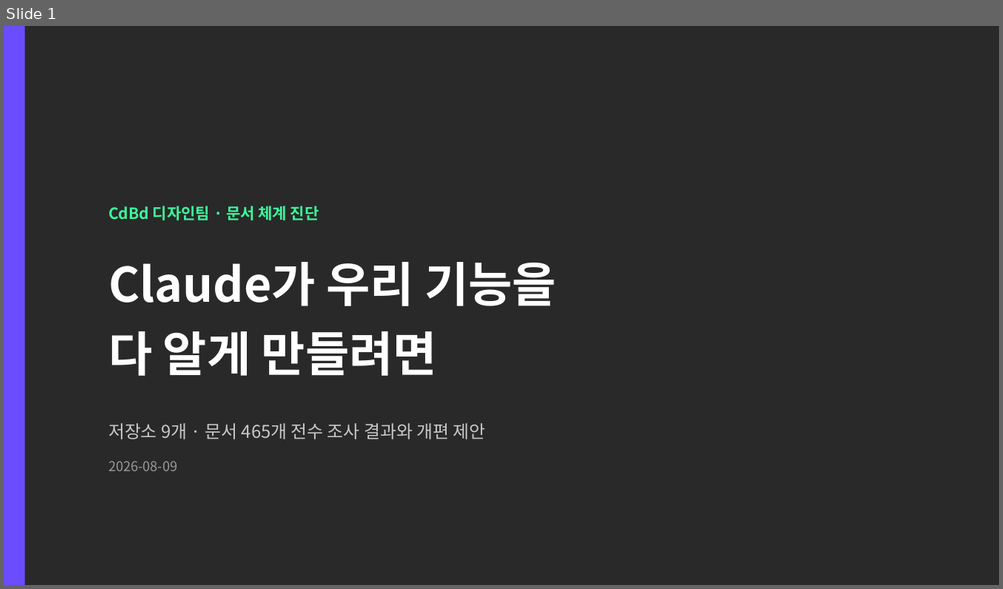
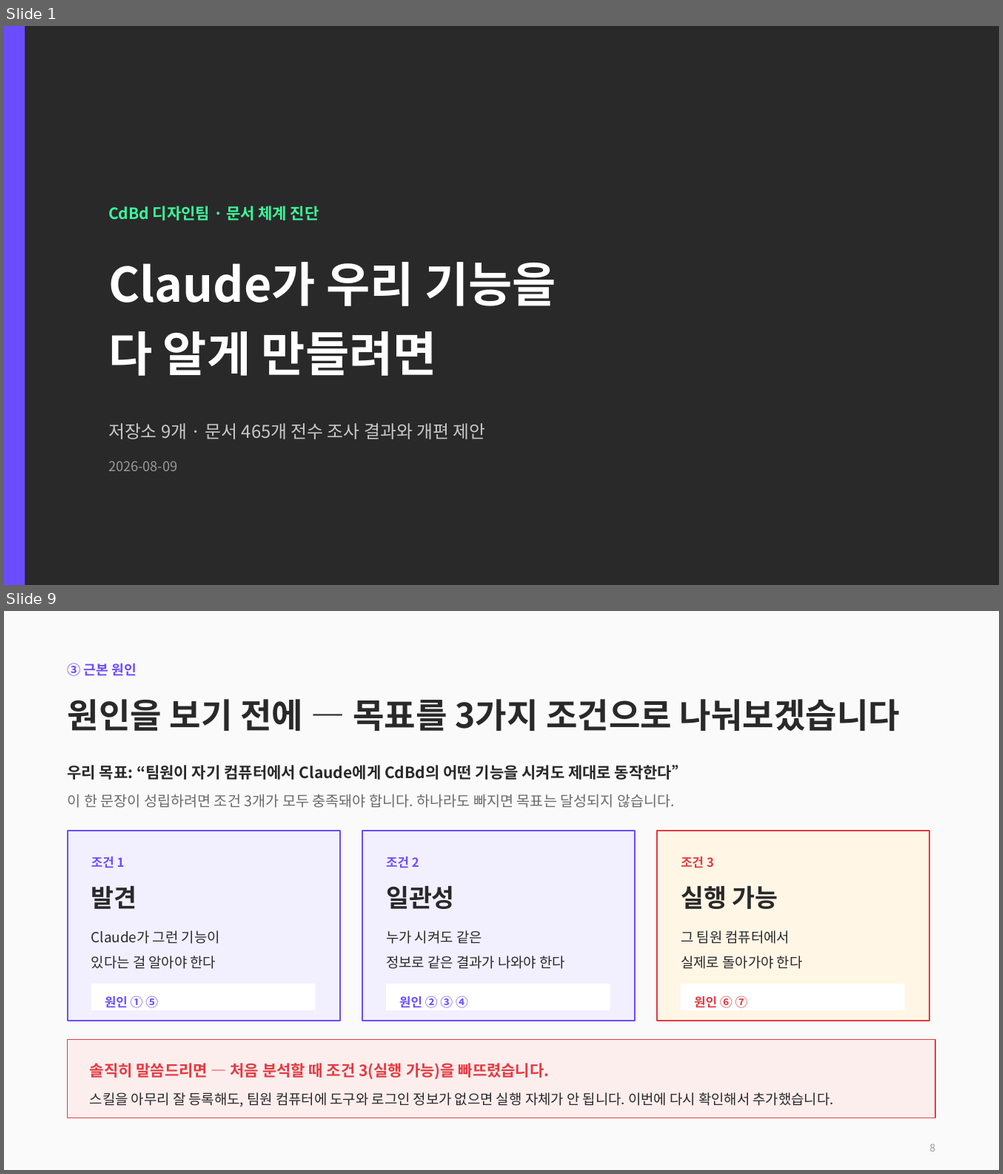
Before and after one commit to CdBd-in/design, a slide deck: CdBd 문서 체계 진단 및 개편 제안.pptx. Shown one above the other, each under a label of ours: slide 1 before the commit, slides 1 and 9 after it; the slides between them are not shown. The pictures are 1003x589 and 1003x1174 pixels, drawn with LibreOffice and Linux fonts; fonts in the diff are those of the drawing. Boxes give left, top, right and bottom in pixels: in the first picture for what was removed or moved away, otherwise in the second. Text is boxed around its words. In the diff, an @@ line names an element or a change of style, - is before the commit and + after.

```diff
--- a/CdBd 문서 체계 진단 및 개편 제안.pptx
+++ b/CdBd 문서 체계 진단 및 개편 제안.pptx
@@ slide 9 added at [4, 611, 999, 1170], background #FFFFFF @@
@@ rectangle added at [4, 611, 999, 1170], fill #FAFAFA @@
@@ text added at [68, 663, 136, 676], 13 pt, text #6C4CFF, bold @@
+③ 근본 원인
@@ text added at [68, 699, 899, 731], 33 pt, text #292929, bold @@
+원인을 보기 전에 — 목표를 3가지 조건으로 나눠보겠습니다
@@ text added at [68, 765, 687, 780], 15 pt, text #292929, bold @@
+우리 목표: “팀원이 자기 컴퓨터에서 Claude에게 CdBd의 어떤 기능을 시켜도 제대로 동작한다”
@@ text added at [68, 794, 674, 808], 14 pt, text #6B6B6B @@
+이 한 문장이 성립하려면 조건 3개가 모두 충족돼야 합니다. 하나라도 빠지면 목표는 달성되지 않습니다.
@@ rectangle added at [68, 831, 340, 1022], fill #F2F0FF, outline #6C4CFF 1.5 pt @@
@@ rectangle added at [362, 831, 634, 1022], fill #F2F0FF, outline #6C4CFF 1.5 pt @@
@@ rectangle added at [657, 831, 929, 1022], fill #FFF6E6, outline #E53A40 1.5 pt @@
@@ text added at [91, 857, 125, 868], 12 pt, text #6C4CFF, bold @@
+조건 1
@@ text added at [386, 857, 419, 868], 12 pt, text #6C4CFF, bold @@
+조건 2
@@ text added at [680, 857, 714, 869], 12 pt, text #E53A40, bold @@
+조건 3
@@ text added at [91, 886, 137, 909], 24 pt, text #292929, bold @@
+발견
@@ text added at [386, 886, 455, 909], 24 pt, text #292929, bold @@
+일관성
@@ text added at [680, 886, 778, 909], 24 pt, text #292929, bold @@
+실행 가능
@@ text added at [91, 931, 220, 969], 13.5 pt, text #292929 @@
+Claude가 그런 기능이
+있다는 걸 알아야 한다
@@ text added at [386, 931, 565, 969], 13.5 pt, text #292929 @@
+누가 시켜도 같은
+정보로 같은 결과가 나와야 한다
@@ text added at [680, 931, 802, 969], 13.5 pt, text #292929 @@
+그 팀원 컴퓨터에서
+실제로 돌아가야 한다
@@ rectangle added at [91, 984, 315, 1011], fill #FFFFFF @@
@@ rectangle added at [386, 984, 610, 1011], fill #FFFFFF @@
@@ rectangle added at [680, 984, 905, 1011], fill #FFFFFF @@
@@ text added at [105, 996, 158, 1008], 12 pt, text #6C4CFF, bold @@
+원인 ① ⑤
@@ text added at [399, 996, 468, 1008], 12 pt, text #6C4CFF, bold @@
+원인 ② ③ ④
@@ text added at [694, 996, 748, 1008], 12 pt, text #E53A40, bold @@
+원인 ⑥ ⑦
@@ rectangle added at [68, 1040, 935, 1119], fill #FDEEEE, outline #E53A40 1.2 pt @@
@@ text added at [90, 1063, 834, 1108], 13.5 pt, text #292929 @@
+솔직히 말씀드리면 — 처음 분석할 때 조건 3(실행 가능)을 빠뜨렸습니다.
+스킬을 아무리 잘 등록해도, 팀원 컴퓨터에 도구와 로그인 정보가 없으면 실행 자체가 안 됩니다. 이번에 다시 확인해서 추가했습니다.
@@ text added at [929, 1145, 935, 1152], 10 pt, text #9A9A9A @@
+8
```
Also in this commit, not shown: 17 slides changed, 6 other slides added, 1 other file.
